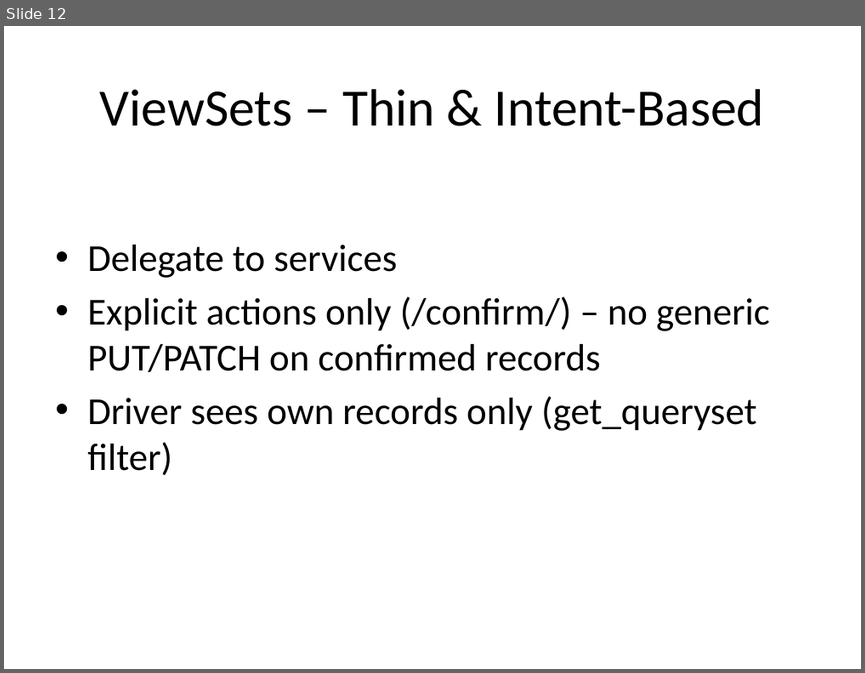
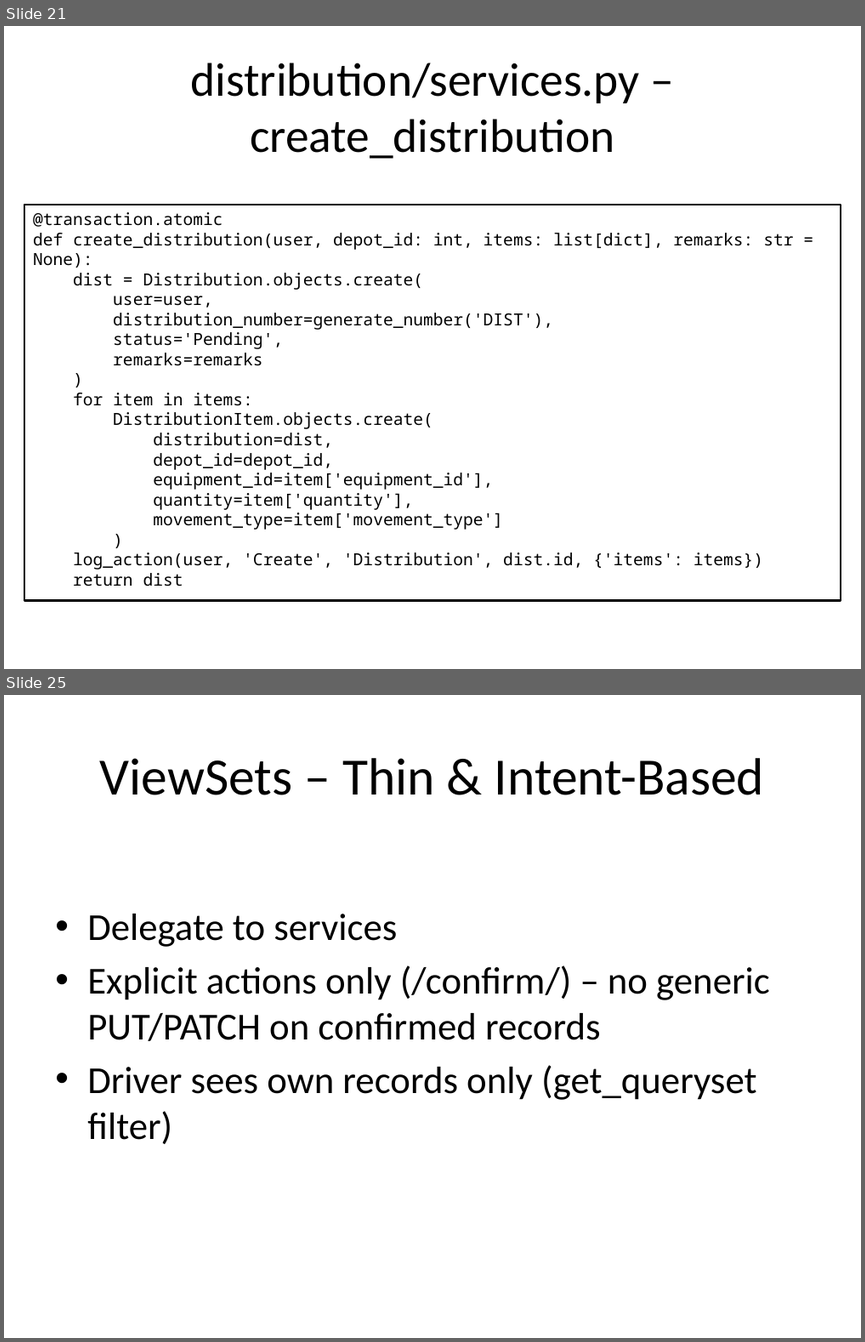
Before and after one commit to seanwhs/ScratchPad, a slide deck: Project-Refill/HSH_LPG_Backend_Walkthrough_Jan2026.pptx. Shown one above the other, each under a label of ours: slide 12 before the commit, slides 21 and 25 after it; the slides between them are not shown. The pictures are 865x673 and 865x1342 pixels, drawn with LibreOffice and Linux fonts; fonts in the diff are those of the drawing. Boxes give left, top, right and bottom in pixels: in the first picture for what was removed or moved away, otherwise in the second. Text is boxed around its words. In the diff, an @@ line names an element or a change of style, - is before the commit and + after.

```diff
--- a/Project-Refill/HSH_LPG_Backend_Walkthrough_Jan2026.pptx
+++ b/Project-Refill/HSH_LPG_Backend_Walkthrough_Jan2026.pptx
@@ slide 21 added at bbox=[4, 26, 861, 669], background #FFFFFF @@
@@ title added at bbox=[190, 63, 639, 159], 39.6 pt, text #000000 @@
+distribution/services.py – create_distribution
@@ text added at bbox=[24, 204, 840, 600], fill #FFFFFF, outline #000000 2 pt, 14 pt, text #000000 @@
+@transaction.atomic
+def create_distribution(user, depot_id: int, items: list[dict], remarks: str = None):
+dist = Distribution.objects.create(
+user=user,
+distribution_number=generate_number('DIST'),
+status='Pending',
+remarks=remarks
+)
+for item in items:
+DistributionItem.objects.create(
+distribution=dist,
+depot_id=depot_id,
+equipment_id=item['equipment_id'],
+quantity=item['quantity'],
+movement_type=item['movement_type']
+)
+log_action(user, 'Create', 'Distribution', dist.id, {'items': items})
+return dist
@@ what was slide 12 is now slide 25 @@
```
Also in this commit, not shown: 11 slides changed, 15 other slides added.
